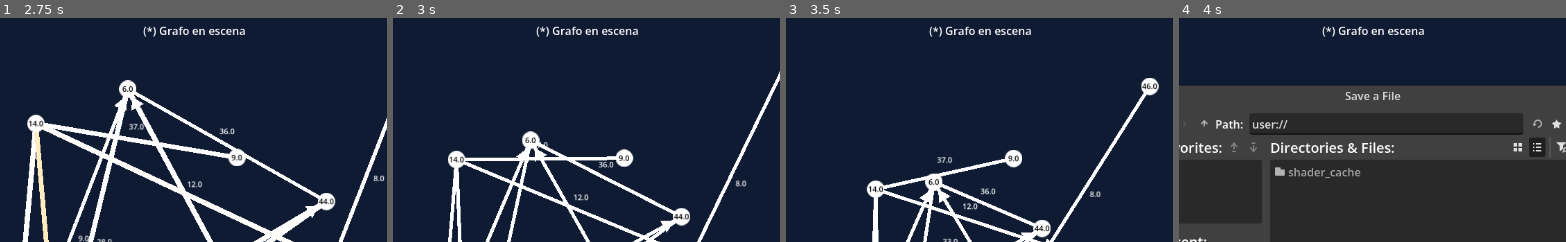
Above: before the commit, frames 1-4 (left to right).
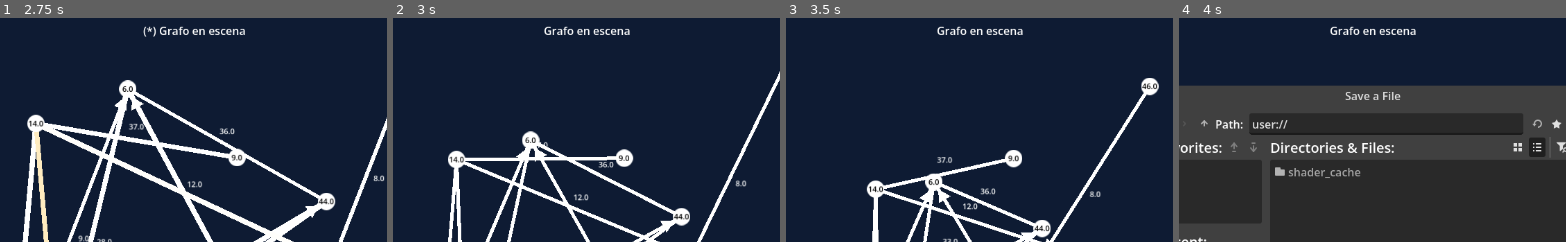
Above: after the commit, the same moments.

Repository: Andresit1524/graphim
Game: Godot game, scene res://assets/world/world.tscn
Same seed, same stepped clock (60 frames per second), same inputs: the game is played once before the commit and once after it.
Inputs:
- Up to frame 1 (2.75 s): click "Dibujar aristas" at 0.5 s; click "Aristas dirigidas" at 1.25 s; click "Aleatorizar" at 2 s
- Up to frame 2 (3 s): click "Guardar" at 2.75 s
- Up to frame 3 (3.5 s): no input
- Up to frame 4 (4 s): click "Guardar como" at 3.5 s
The pictures show only the part of the screen within x 23-73%, y 2-52%; the shares and areas given below are measured in that part.

Frame 1 is identical in both runs. In frame 2, 0.6% of the frame differs, in the area x 36-64%, y 3-9%; in frame 3, 0.6%; in frame 4, 0.6%.
Error before the commit: Invalid access to property or key 'nodes' on a base object of type 'Resource (GraphData)'. (res://assets/world/world.gd:74)

Commit message:
Correcciones varias y menores

Diff:
--- a/assets/graph_edge/edge_data.gd
+++ b/assets/graph_edge/edge_data.gd
@@ -18,6 +18,7 @@
 @export var weight: float = 1.0:
 	set(value):
 		weight = value
+		weight_changed.emit(value)
 ## Color de la arista
 @export var color: Color = Color.WHITE:
 	set(value):
--- a/assets/graph_edge/graphim_edge.gd
+++ b/assets/graph_edge/graphim_edge.gd
@@ -6,10 +6,9 @@
 
 
 ## Se emite cuando se clica el objeto
-# TODO: implementar algo para este método
 signal clicked(edge: GraphimEdge)
 ## Se emite cuando se elimina la arista
-signal deleted(node: GraphimEdge)
+signal deleted(edge: GraphimEdge)
 
 
 @export_group("Visualización")
@@ -208,8 +207,6 @@
 
 ## Maneja los clics sobre la arista
 func _input_event(_viewport, event: InputEvent, _shape_idx) -> void:
-	if event.is_action_pressed(&"left_click"):
-		clicked.emit(self)
-
-	if event.is_action_pressed(&"right_click"):
-		deleted.emit(self)
+	if event.is_action_pressed(&"left_click"): clicked.emit(self)
+
+	if event.is_action_pressed(&"right_click"): deleted.emit(self)
--- a/assets/world/ui.gd
+++ b/assets/world/ui.gd
@@ -27,17 +27,6 @@
 @onready var delete_button: Button = %DeleteButton
 @onready var load_button: Button = %LoadButton
 
-
-## Nombres de los nodos
-var nodes_names: String:
-	set(value):
-		nodes_names = value
-		update_objects_count()
-## Nombres de las aristas
-var edges_names: String:
-	set(value):
-		edges_names = value
-		update_objects_count()
 
 ## Bandera que determina si el botón de aristas dirigidas está activado
 var directed_edges_enabled := false
--- a/assets/world/world.gd
+++ b/assets/world/world.gd
@@ -71,10 +71,10 @@
 ## Actualiza el recurso de grafo actual usando los datos del nodo
 func _save_graph() -> void:
 	# Guarda en los datos de grafo
-	current_graph_data.nodes.assign(
+	current_graph_data.nodes_data.assign(
 		nodes.get_children().map(func(c: GraphimNode): return c.get_data_copy())
 	)
-	current_graph_data.edges.assign(
+	current_graph_data.edges_data.assign(
 		edges.get_children().map(func(c: GraphimEdge): return c.get_data_copy())
 	)
 
@@ -130,7 +130,7 @@
 
 	# Nodos
 	var uids := {}
-	for node_data: NodeData in current_graph_data.nodes:
+	for node_data: NodeData in current_graph_data.nodes_data:
 		await get_tree().create_timer(DELAY).timeout
 		var new_node: GraphimNode = node_scene.instantiate()
 		nodes.add_child(new_node, true)
@@ -143,7 +143,7 @@
 		)
 
 	# Aristas
-	for edge_data: EdgeData in current_graph_data.edges:
+	for edge_data: EdgeData in current_graph_data.edges_data:
 		var new_edge: GraphimEdge = edge_scene.instantiate()
 		edges.add_child(new_edge, true)
 		new_edge.data = edge_data
@@ -224,7 +224,7 @@
 		_node.clicked.connect(_draw_edge)
 		# TODO: implementar menú contextual
 
-	if not _node.is_connected(&"deleted", _draw_edge):
+	if not _node.is_connected(&"deleted", _delete_node):
 		_node.deleted.connect(_delete_node)
 
 
@@ -234,7 +234,7 @@
 
 	# TODO: Implementar clicked también
 
-	if not edge.is_connected(&"deleted", _delete_edge):
+	if not _edge.is_connected(&"deleted", _delete_edge):
 		edge.deleted.connect(_delete_edge)
 
 
Not shown, changed: .docs/Changelog.md
